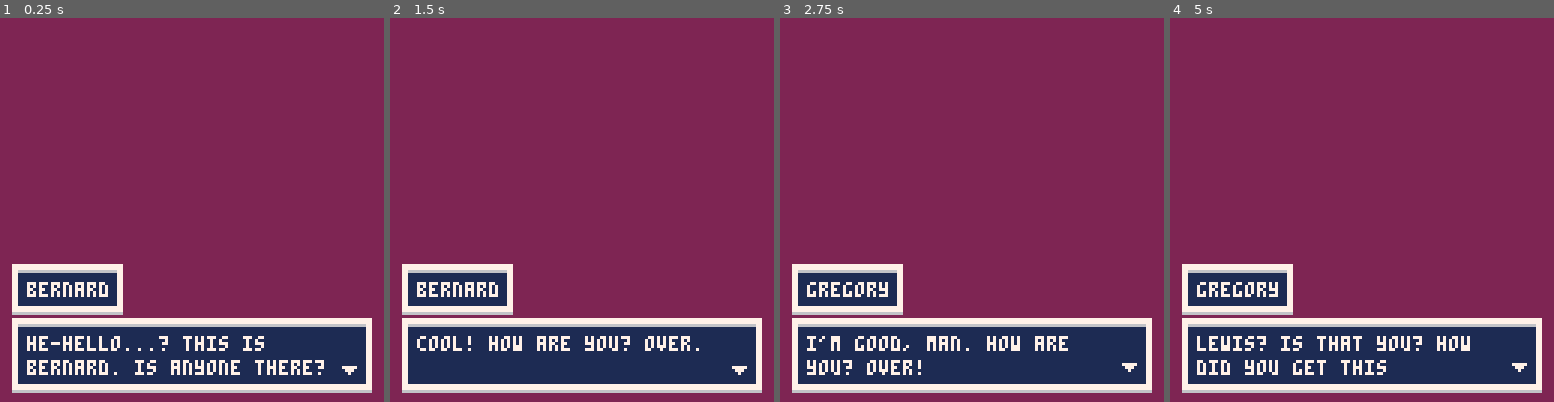
Above: before the commit, frames 1-4 (left to right).
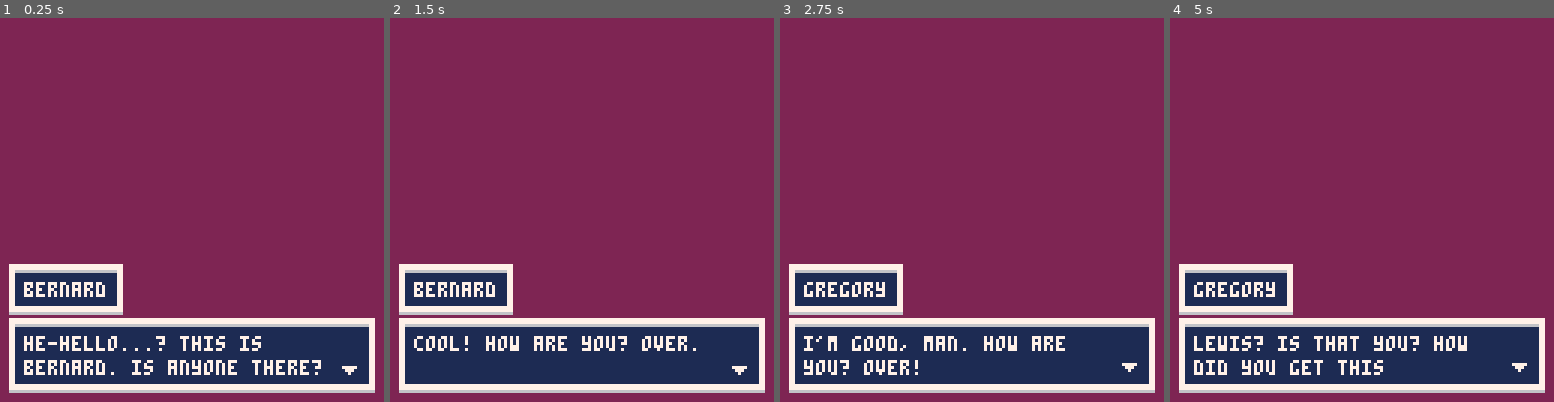
Above: after the commit, the same moments.

Repository: jessemillar/pico-8
Game: PICO-8 cartridge text-boxes/dev/text-boxes.p8
Two runs of this game, one before a commit and one after it. Both use one fixed random seed, a clock stepped at 60 frames per second and the inputs below.
Inputs:
- Up to frame 1 (0.25 s): no input
- Up to frame 2 (1.5 s): tap O (Z key) at 0.33, 0.7, 1.43 s
- Up to frame 3 (2.75 s): tap O (Z key) at 2.22 s
- Up to frame 4 (5 s): tap O (Z key) at 3.1, 3.98, 4.87 s

The runs differ from the first frame. In frame 1, 4.2% of the frame differs, in the area x 2-98%, y 64-98%; in frame 2, 3.0%; in frame 3, 3.5%; in frame 4, 3.8%.

Commit message:
Sizing but still need to move the arrow

Diff:
--- a/text-boxes/dev/text-boxes.p8
+++ b/text-boxes/dev/text-boxes.p8
@@ -12,10 +12,10 @@
 		tbox_line(speaker, "")
 	end
 
-	for i=0,flr(#message/25) do -- search through the message and break it into words
-		local line=sub(message, linebreak, linebreak+25) -- lines are 25 characters but grab 26 to do a lookahead check
-
-		if #line==26 and #message>linebreak+25 then -- if we're not near the end of the message
+	for i=0,flr(#message/26) do -- search through the message and break it into words
+		local line=sub(message, linebreak, linebreak+26) -- lines are 26 characters but grab 26 to do a lookahead check
+
+		if #line==27 and #message>linebreak+26 then -- if we're not near the end of the message
 			for j=#line,0,-1 do -- look backward for the first whitespace character to determine the linebreak
 				if sub(line,j,j)==" " then
 					local lookahead=0
@@ -70,27 +70,27 @@
 		if #tbox_messages[1].speaker>0 then
 			local speaker_width=#tbox_messages[1].speaker*4
 
-			if speaker_width>111 then
-				speaker_width=111
+			if speaker_width>112 then
+				speaker_width=112
 			end
 
-			rectfill(4, 82, speaker_width+12, 97, 7) -- draw border rectangle
-			rectfill(6, 85, speaker_width+10, 95, 1) -- draw fill rectangle
-			line(6, 84, speaker_width+10, 84, 6) -- draw top border shadow
-			line(4, 98, speaker_width+12, 98, 6) -- draw bottom border shadow
-
-			print(sub(tbox_messages[1].speaker, 0, 27), 9, 88, 7)
+			rectfill(3, 82, speaker_width+12, 97, 7) -- draw border rectangle
+			rectfill(5, 84, speaker_width+10, 95, 1) -- draw fill rectangle
+			line(5, 84, speaker_width+10, 84, 6) -- draw top border shadow
+			line(3, 98, speaker_width+12, 98, 6) -- draw bottom border shadow
+
+			print(sub(tbox_messages[1].speaker, 0, 27), 8, 88, 7)
 		end
 
-		rectfill(4, 100, 123, 123, 7) -- draw border rectangle
-		rectfill(6, 102, 121, 121, 1) -- draw fill rectangle
-		line(6, 102, 121, 102, 6) -- draw top border shadow
-		line(4, 124, 123, 124, 6) -- draw bottom border shadow
+		rectfill(3, 100, 124, 123, 7) -- draw border rectangle
+		rectfill(5, 102, 122, 121, 1) -- draw fill rectangle
+		line(5, 102, 122, 102, 6) -- draw top border shadow
+		line(3, 124, 124, 124, 6) -- draw bottom border shadow
 
 		-- draw the lines of text
-		print(tbox_messages[1].line, 9, 106, 7)
+		print(tbox_messages[1].line, 8, 106, 7)
 		if #tbox_messages>1 then -- only draw a second line if one exist
-			print(tbox_messages[2].line, 9, 114, 7)
+			print(tbox_messages[2].line, 8, 114, 7)
 		end
 
 		-- draw and animate the arrow
